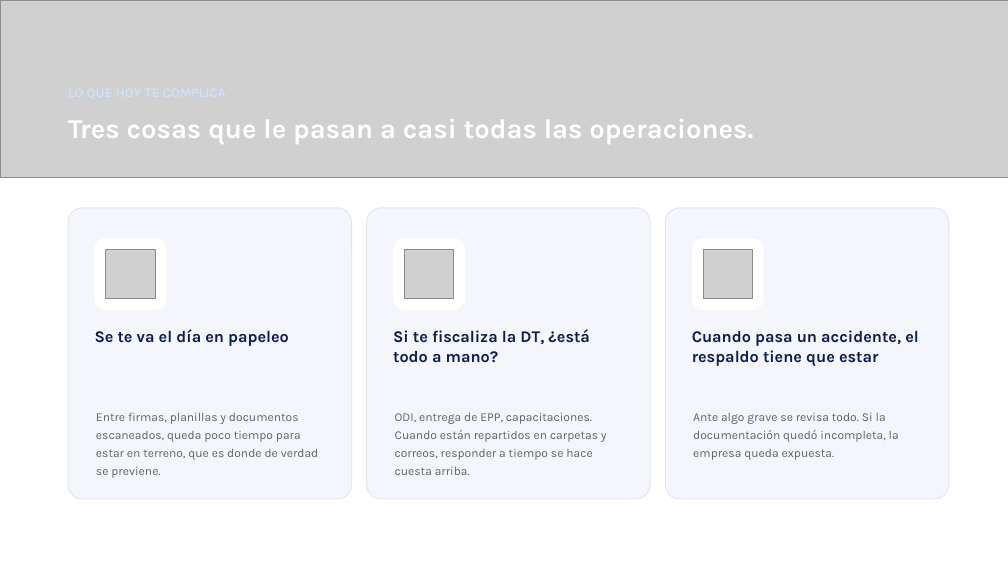
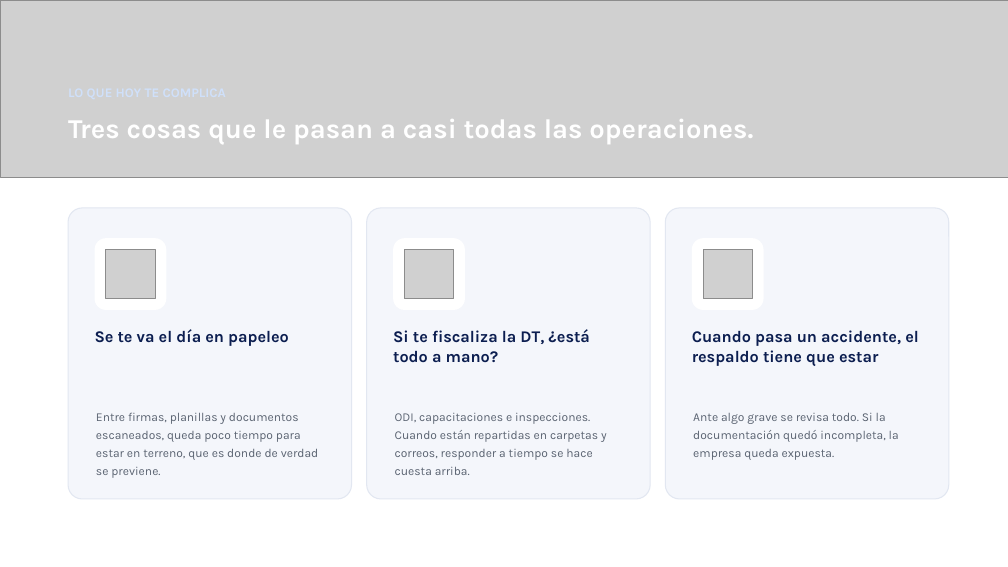
Before and after one commit to diegoalmazabar-hash/Tazki-Componentes-, a slide deck: slide 3 of ventas-piezas/plan-core/Tazki_Presentacion_PlanCore.pptx. Drawn at 1008x567 pixels with LibreOffice and Linux fonts; fonts in the diff are those of the drawing; grey boxes stand for pictures. Boxes give left, top, right and bottom in pixels: in the first picture for what was removed or moved away, otherwise in the second. Text is boxed around its words. In the diff, an @@ line names an element or a change of style, - is before the commit and + after.

```diff
--- a/ventas-piezas/plan-core/Tazki_Presentacion_PlanCore.pptx
+++ b/ventas-piezas/plan-core/Tazki_Presentacion_PlanCore.pptx
@@ text at [395, 413, 607, 475]: text changed @@
-ODI, entrega de EPP, capacitaciones. Cuando están repartidos en carpetas y correos, responder a tiempo se hace cuesta arriba.
+ODI, capacitaciones e inspecciones. Cuando están repartidas en carpetas y correos, responder a tiempo se hace cuesta arriba.
```
Also in this commit, not shown: 5 other slides changed, 3 other files.
